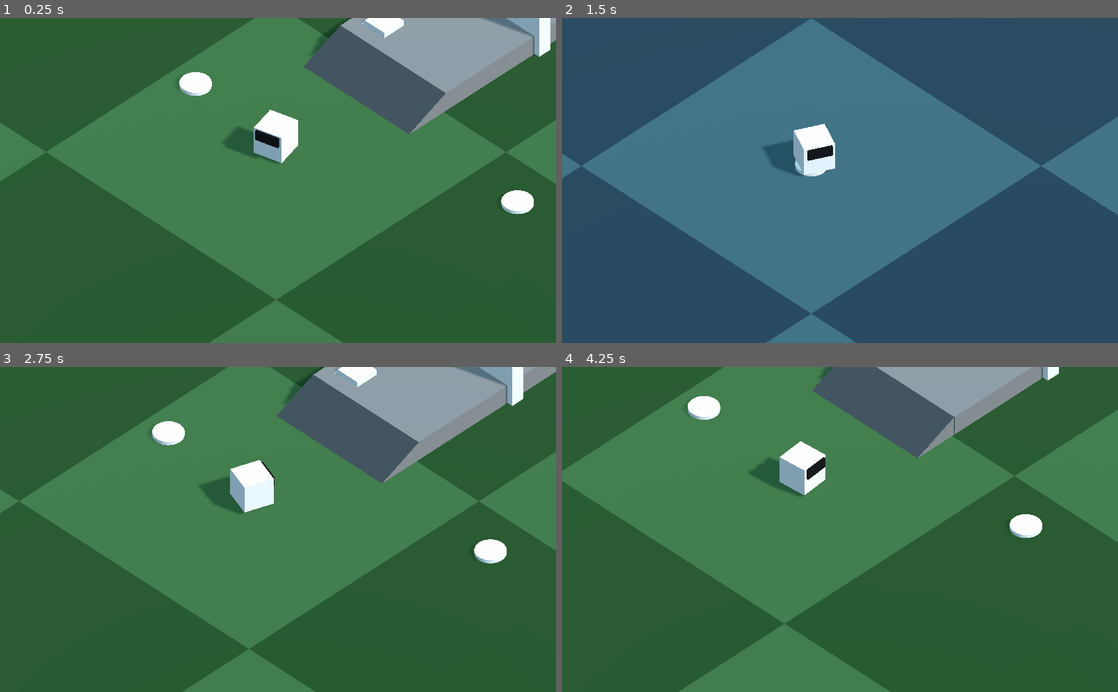
Above: before the commit, frames 1-4 (two rows, left to right).
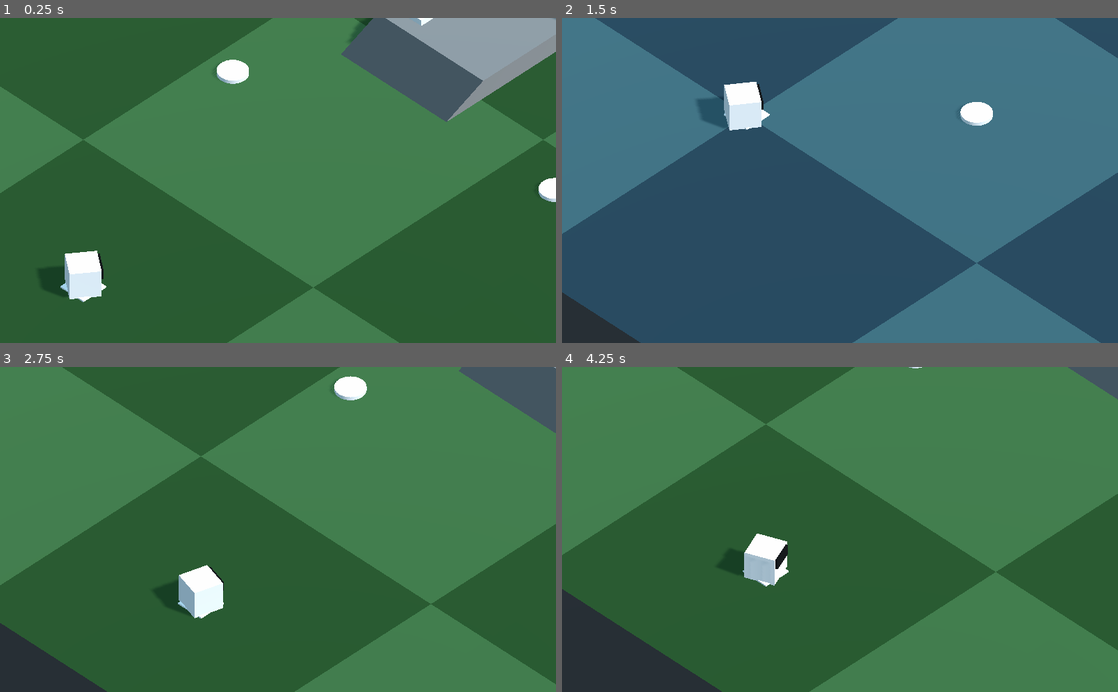
Above: after the commit, the same moments.

Repository: pixelsyntax/coolfriends-pingpong
Game: Godot game, scene res://Scenes/Initial Testscene.tscn
The game is run twice, just before and just after one commit, with the same random seed, the same clock (stepped at 60 frames per second) and the same inputs.
Inputs (mouse positions are in pixels of both pictures, inside the frame that each line leads up to):
- Up to frame 1 (0.25 s): no input
- Up to frame 2 (1.5 s): move the mouse to (962, 164) at 0.52 s; click (962, 164) at 0.67 s; move the mouse to (728, 196) at 1.27 s; click (728, 196) at 1.42 s
- Up to frame 3 (2.75 s): move the mouse to (333, 458) at 2.02 s; click (333, 458) at 2.17 s
- Up to frame 4 (4.25 s): move the mouse to (812, 594) at 2.77 s; click (812, 594) at 2.92 s; move the mouse to (1006, 578) at 3.52 s; click (1006, 578) at 3.67 s

The runs differ from the first frame. In frame 1, 22% of the frame differs, in the area x 0-100%, y 0-100%; in frame 2, 53%; in frame 3, 58%; in frame 4, 61%.

Commit message:
added teleporter targets
and moved teleporter stuff into own subfolder

Diff:
--- a/coolfriends-godot/Level_01/Level_01.tscn
+++ b/coolfriends-godot/Level_01/Level_01.tscn
@@ -1,10 +1,11 @@
-[gd_scene load_steps=13 format=2]
+[gd_scene load_steps=14 format=2]
 
 [ext_resource path="res://Scenes/Doorway.gd" type="Script" id=1]
 [ext_resource path="res://Scenes/Button.gd" type="Script" id=2]
 [ext_resource path="res://Materials/Mat_Platform.tres" type="Material" id=3]
 [ext_resource path="res://Scenes/Impossible to collect coin.gd" type="Script" id=4]
-[ext_resource path="res://Scenes/Teleporter.tscn" type="PackedScene" id=5]
+[ext_resource path="res://Scenes/Teleporter/Teleporter.tscn" type="PackedScene" id=5]
+[ext_resource path="res://Scenes/Teleporter/TeleporterTarget.tscn" type="PackedScene" id=6]
 
 [sub_resource type="SpatialMaterial" id=1]
 albedo_color = Color( 0.231373, 0.419608, 0.227451, 1 )
@@ -120,7 +121,7 @@
 operation = 2
 
 [node name="Impossible to collect coin" type="CSGCylinder" parent="."]
-transform = Transform( -4.37114e-08, 1, 0, -1, -4.37114e-08, 0, 0, 0, 1, 19.9839, 2.67919, 0 )
+transform = Transform( -4.37114e-008, 1, 0, -1, -4.37114e-008, 0, 0, 0, 1, 19.9839, 2.67919, 0 )
 height = 0.5
 sides = 16
 material = SubResource( 7 )
@@ -133,5 +134,7 @@
 [node name="Teleporter2" parent="." instance=ExtResource( 5 )]
 transform = Transform( 1, 0, 0, 0, 1, 0, 0, 0, 1, 1, 0, -8 )
 targetSceneName = "res://Level_03/Level_03.tscn"
+
+[node name="TeleporterTarget A" parent="." instance=ExtResource( 6 )]
 [connection signal="button_activated" from="Button" to="Doorway" method="_on_Button_button_activated"]
 [connection signal="button_deactivated" from="Button" to="Doorway" method="_on_Button_button_deactivated"]
--- a/coolfriends-godot/Level_02/Level_02.tscn
+++ b/coolfriends-godot/Level_02/Level_02.tscn
@@ -1,6 +1,7 @@
-[gd_scene load_steps=7 format=2]
+[gd_scene load_steps=8 format=2]
 
-[ext_resource path="res://Scenes/Teleporter.tscn" type="PackedScene" id=1]
+[ext_resource path="res://Scenes/Teleporter/Teleporter.tscn" type="PackedScene" id=1]
+[ext_resource path="res://Scenes/Teleporter/TeleporterTarget.tscn" type="PackedScene" id=2]
 
 [sub_resource type="SpatialMaterial" id=1]
 albedo_color = Color( 0.227451, 0.384314, 0.419608, 1 )
@@ -22,6 +23,7 @@
 [node name="Level_02" type="Node"]
 
 [node name="Ground" type="StaticBody" parent="."]
+editor/display_folded = true
 
 [node name="CSGMesh" type="CSGMesh" parent="Ground"]
 mesh = SubResource( 2 )
@@ -69,3 +71,6 @@
 [node name="Teleporter" parent="." instance=ExtResource( 1 )]
 transform = Transform( 1, 0, 0, 0, 1, 0, 0, 0, 1, 0, 0, 0 )
 targetSceneName = "res://Level_01/Level_01.tscn"
+
+[node name="TeleporterTarget A" parent="." instance=ExtResource( 2 )]
+transform = Transform( 1, 0, 0, 0, 1, 0, 0, 0, 1, -10, 0, -10 )
--- a/coolfriends-godot/Level_03/Level_03.tscn
+++ b/coolfriends-godot/Level_03/Level_03.tscn
@@ -1,11 +1,12 @@
-[gd_scene load_steps=19 format=2]
+[gd_scene load_steps=20 format=2]
 
 [ext_resource path="res://Materials/Mat_Rock.tres" type="Material" id=1]
-[ext_resource path="res://Scenes/Teleporter.tscn" type="PackedScene" id=2]
+[ext_resource path="res://Scenes/Teleporter/Teleporter.tscn" type="PackedScene" id=2]
 [ext_resource path="res://Level_03/WaterCreature.gd" type="Script" id=3]
 [ext_resource path="res://Materials/Mat_WaterCreature.tres" type="Material" id=4]
 [ext_resource path="res://Level_03/Elevator Pickup.gd" type="Script" id=5]
 [ext_resource path="res://Materials/Mat_Interactable.tres" type="Material" id=6]
+[ext_resource path="res://Scenes/Teleporter/TeleporterTarget.tscn" type="PackedScene" id=7]
 
 [sub_resource type="SpatialMaterial" id=1]
 albedo_color = Color( 0.227451, 0.384314, 0.419608, 1 )
@@ -24,26 +25,26 @@
 [sub_resource type="BoxShape" id=5]
 extents = Vector3( 30, 1, 30 )
 
+[sub_resource type="SpatialMaterial" id=6]
+albedo_color = Color( 0.0117647, 0.294118, 0.176471, 1 )
+
 [sub_resource type="SpatialMaterial" id=7]
-albedo_color = Color( 0.0117647, 0.294118, 0.176471, 1 )
-
-[sub_resource type="SpatialMaterial" id=8]
 flags_transparent = true
 albedo_color = Color( 0.0509804, 0.372549, 0.0117647, 0.607843 )
 
-[sub_resource type="QuadMesh" id=9]
-material = SubResource( 8 )
+[sub_resource type="QuadMesh" id=8]
+material = SubResource( 7 )
 size = Vector2( 64, 64 )
 
-[sub_resource type="Curve3D" id=10]
+[sub_resource type="Curve3D" id=9]
 _data = {
 "points": PoolVector3Array( 0, 0, 0, 0, 0, 0, -9.99401, -7.33008, 24.5347, 0, 0, 0, 0, 0, 0, -3.2984, -7.33008, 23.5046 …(1163 unchanged characters)…
 "tilts": PoolRealArray( 0, 0, 0, 0, 0, 0, 0, 0, 0, 0, 0, 0, 0, 0, 0, 0, 0, 0, 0, 0, 0, 0, 0, 0, 0, 0, 0 )
 }
 
-[sub_resource type="CapsuleShape" id=11]
-
-[sub_resource type="Animation" id=12]
+[sub_resource type="CapsuleShape" id=10]
+
+[sub_resource type="Animation" id=11]
 resource_name = "ElevatorMotion"
 length = 6.0
 loop = true
@@ -109,19 +110,19 @@
 material = ExtResource( 1 )
 
 [node name="Tall Wall 2" type="CSGBox" parent="Higher Ground"]
-transform = Transform( -4.37114e-08, 0, 1, 0, 1, 0, -1, 0, -4.37114e-08, 11, 4.55564, -2.34125 )
+transform = Transform( -4.37114e-008, 0, 1, 0, 1, 0, -1, 0, -4.37114e-008, 11, 4.55564, -2.34125 )
 use_collision = true
 width = 38.246
 height = 10.0
 
 [node name="Short Wall" type="CSGBox" parent="Higher Ground"]
-transform = Transform( -4.37114e-08, 0, 1, 0, 1, 0, -1, 0, -4.37114e-08, -9.96632, -2.41196, -2.31776 )
+transform = Transform( -4.37114e-008, 0, 1, 0, 1, 0, -1, 0, -4.37114e-008, -9.96632, -2.41196, -2.31776 )
 use_collision = true
 width = 38.246
 height = 10.0
 
 [node name="Short Wall2" type="CSGBox" parent="Higher Ground"]
-transform = Transform( -4.37114e-08, 0, 1, 0, 1, 0, -1, 0, -4.37114e-08, -17.9663, -2.41196, -2.31776 )
+transform = Transform( -4.37114e-008, 0, 1, 0, 1, 0, -1, 0, -4.37114e-008, -17.9663, -2.41196, -2.31776 )
 use_collision = true
 width = 38.246
 height = 10.0
@@ -138,7 +139,7 @@
 editor/display_folded = true
 
 [node name="Rock" type="CSGSphere" parent="Lower Area"]
-transform = Transform( 1, 0, 0, 0, -4.37114e-08, 1, 0, -1, -4.37114e-08, 0, -11.4427, 33 )
+transform = Transform( 1, 0, 0, 0, -4.37114e-008, 1, 0, -1, -4.37114e-008, 0, -11.4427, 33 )
 use_collision = true
 radius = 6.0
 radial_segments = 14
@@ -147,7 +148,7 @@
 material = ExtResource( 1 )
 
 [node name="Rock2" type="CSGSphere" parent="Lower Area"]
-transform = Transform( 1, 0, 0, 0, -4.37114e-08, 1, 0, -1, -4.37114e-08, -6, -11.4427, 13 )
+transform = Transform( 1, 0, 0, 0, -4.37114e-008, 1, 0, -1, -4.37114e-008, -6, -11.4427, 13 )
 use_collision = true
 radius = 6.0
 radial_segments = 14
@@ -156,7 +157,7 @@
 material = ExtResource( 1 )
 
 [node name="Rock3" type="CSGSphere" parent="Lower Area"]
-transform = Transform( 1, 0, 0, 0, -4.37114e-08, 1, 0, -1, -4.37114e-08, -1, -11.4427, 13 )
+transform = Transform( 1, 0, 0, 0, -4.37114e-008, 1, 0, -1, -4.37114e-008, -1, -11.4427, 13 )
 use_collision = true
 radius = 6.0
 radial_segments = 14
@@ -165,7 +166,7 @@
 material = ExtResource( 1 )
 
 [node name="Rock7" type="CSGSphere" parent="Lower Area"]
-transform = Transform( 1, 0, 0, 0, -4.37114e-08, 1, 0, -1, -4.37114e-08, 5, -11.4427, 13 )
+transform = Transform( 1, 0, 0, 0, -4.37114e-008, 1, 0, -1, -4.37114e-008, 5, -11.4427, 13 )
 use_collision = true
 radius = 6.0
 radial_segments = 14
@@ -174,7 +175,7 @@
 material = ExtResource( 1 )
 
 [node name="Rock9" type="CSGSphere" parent="Lower Area"]
-transform = Transform( 1, 0, 0, 0, -4.37114e-08, 1, 0, -1, -4.37114e-08, 3, -11.4427, 15 )
+transform = Transform( 1, 0, 0, 0, -4.37114e-008, 1, 0, -1, -4.37114e-008, 3, -11.4427, 15 )
 use_collision = true
 radius = 6.0
 radial_segments = 14
@@ -183,7 +184,7 @@
 material = ExtResource( 1 )
 
 [node name="Rock11" type="CSGSphere" parent="Lower Area"]
-transform = Transform( 1, 0, 0, 0, -4.37114e-08, 1, 0, -1, -4.37114e-08, -3, -11.4427, 16 )
+transform = Transform( 1, 0, 0, 0, -4.37114e-008, 1, 0, -1, -4.37114e-008, -3, -11.4427, 16 )
 use_collision = true
 radius = 6.0
 radial_segments = 14
@@ -192,7 +193,7 @@
 material = ExtResource( 1 )
 
 [node name="Rock12" type="CSGSphere" parent="Lower Area"]
-transform = Transform( 1, 0, 0, 0, -4.37114e-08, 1, 0, -1, -4.37114e-08, 1, -11.4427, 17 )
+transform = Transform( 1, 0, 0, 0, -4.37114e-008, 1, 0, -1, -4.37114e-008, 1, -11.4427, 17 )
 use_collision = true
 radius = 6.0
 radial_segments = 14
@@ -201,7 +202,7 @@
 material = ExtResource( 1 )
 
 [node name="Rock4" type="CSGSphere" parent="Lower Area"]
-transform = Transform( 1, 0, 0, 0, -4.37114e-08, 1, 0, -1, -4.37114e-08, 21, -11.4427, 40 )
+transform = Transform( 1, 0, 0, 0, -4.37114e-008, 1, 0, -1, -4.37114e-008, 21, -11.4427, 40 )
 use_collision = true
 radius = 6.0
 radial_segments = 14
@@ -210,7 +211,7 @@
 material = ExtResource( 1 )
 
 [node name="Rock5" type="CSGSphere" parent="Lower Area"]
-transform = Transform( 1, 0, 0, 0, -4.37114e-08, 1, 0, -1, -4.37114e-08, 8, -11.4427, 51 )
+transform = Transform( 1, 0, 0, 0, -4.37114e-008, 1, 0, -1, -4.37114e-008, 8, -11.4427, 51 )
 use_collision = true
 radius = 6.0
 radial_segments = 14
@@ -219,7 +220,7 @@
 material = ExtResource( 1 )
 
 [node name="Rock6" type="CSGSphere" parent="Lower Area"]
-transform = Transform( 1, 0, 0, 0, -4.37114e-08, 1, 0, -1, -4.37114e-08, -16, -11.4427, 56 )
+transform = Transform( 1, 0, 0, 0, -4.37114e-008, 1, 0, -1, -4.37114e-008, -16, -11.4427, 56 )
 use_collision = true
 radius = 6.0
 radial_segments = 14
@@ -228,7 +229,7 @@
 material = ExtResource( 1 )
 
 [node name="Rock8" type="CSGSphere" parent="Lower Area"]
-transform = Transform( 1, 0, 0, 0, -4.37114e-08, 1, 0, -1, -4.37114e-08, 0, -11.4427, 60 )
+transform = Transform( 1, 0, 0, 0, -4.37114e-008, 1, 0, -1, -4.37114e-008, 0, -11.4427, 60 )
 use_collision = true
 radius = 6.0
 radial_segments = 14
@@ -237,7 +238,7 @@
 material = ExtResource( 1 )
 
 [node name="Rock10" type="CSGSphere" parent="Lower Area"]
-transform = Transform( 1, 0, 0, 0, -4.37114e-08, 1, 0, -1, -4.37114e-08, -21.3938, -10.7859, 37.1483 )
+transform = Transform( 1, 0, 0, 0, -4.37114e-008, 1, 0, -1, -4.37114e-008, -21.3938, -10.7859, 37.1483 )
 use_collision = true
 radius = 6.0
 radial_segments = 14
@@ -251,35 +252,35 @@
 width = 64.0
 height = 1.0
 depth = 64.0
-material = SubResource( 7 )
+material = SubResource( 6 )
 
 [node name="Water surface" type="CSGMesh" parent="Lower Area"]
-transform = Transform( 1, 0, 0, 0, -4.37114e-08, 1, 0, -1, -4.37114e-08, 0, -6.5, 44 )
-mesh = SubResource( 9 )
+transform = Transform( 1, 0, 0, 0, -4.37114e-008, 1, 0, -1, -4.37114e-008, 0, -6.5, 44 )
+mesh = SubResource( 8 )
 
 [node name="LowerWall" type="CSGBox" parent="Lower Area"]
-transform = Transform( -4.37114e-08, 0, -1, 0, 1, 0, 1, 0, -4.37114e-08, 28.7987, -5.13731, 41.6707 )
+transform = Transform( -4.37114e-008, 0, -1, 0, 1, 0, 1, 0, -4.37114e-008, 28.7987, -5.13731, 41.6707 )
 use_collision = true
 width = 60.0
 height = 10.0
 material = ExtResource( 1 )
 
 [node name="LowerWall2" type="CSGBox" parent="Lower Area"]
-transform = Transform( -4.37114e-08, 0, -1, 0, 1, 0, 1, 0, -4.37114e-08, -29.2013, -7.13731, 41.6707 )
+transform = Transform( -4.37114e-008, 0, -1, 0, 1, 0, 1, 0, -4.37114e-008, -29.2013, -7.13731, 41.6707 )
 use_collision = true
 width = 60.0
 height = 5.0
 material = ExtResource( 1 )
 
 [node name="LowerWall3" type="CSGBox" parent="Lower Area"]
-transform = Transform( -1, 0, 8.74228e-08, 0, 1, 0, -8.74228e-08, 0, -1, -0.201332, -7.13731, 70.6707 )
+transform = Transform( -1, 0, 8.74228e-008, 0, 1, 0, -8.74228e-008, 0, -1, -0.201332, -7.13731, 70.6707 )
 use_collision = true
 width = 60.0
 height = 5.0
 material = ExtResource( 1 )
 
 [node name="Water Creature Path" type="Path" parent="."]
-curve = SubResource( 10 )
+curve = SubResource( 9 )
 
 [node name="PathFollow" type="PathFollow" parent="Water Creature Path"]
 transform = Transform( -0.152065, 0, 0.988228, 0, 1, 0, -0.98837, 0, -0.152043, -9.99401, -7.33008, 24.5347 )
@@ -451,4 +452,7 @@
 
 [node name="CollisionShape" type="CollisionShape" parent="Elevator"]
 transform = Transform( 1, 0, 0, 0, 1, 0, 0, 0, 1, 0, -4.85074, 0 )
-shape = SubResource( 13 )
+shape = SubResource( 12 )
+
+[node name="TeleporterTarget A" parent="." instance=ExtResource( 7 )]
+transform = Transform( 1, 0, 0, 0, 1, 0, 0, 0, 1, 0, 0, 0 )
--- a/coolfriends-godot/Scenes/Main.gd
+++ b/coolfriends-godot/Scenes/Main.gd
@@ -11,7 +11,7 @@
 #func _process(delta):
 #	pass
 
-func on_change_level(targetSceneName):
+func on_change_level(targetSceneName, targetNodePath):
 	# https://godotengine.org/qa/24773/how-to-load-and-change-scenes
 	var targetSceneResource = load(targetSceneName)
 	if !targetSceneResource:
@@ -23,3 +23,7 @@
 	# Add the next level
 	var targetScene = targetSceneResource.instance()
 	levelParent.add_child(targetScene)
+	# Has target node? Place player there
+	var target = get_node(str(targetScene.get_path()) + "/" + targetNodePath)
+	if target:
+		$"/root/Initial Testscene/Player KinematicBody".translation = target.translation
--- a/coolfriends-godot/Scenes/Teleporter.gd
+++ b/coolfriends-godot/Scenes/Teleporter/Teleporter.gd
@@ -2,6 +2,7 @@
 
 #export(PackedScene) var targetScene
 export(String, FILE, "*.tscn,*.scn") var targetSceneName setget set_file_path
+export(String) var targetNodePath = "TeleporterTarget A"
 
 #https://www.reddit.com/r/godot/comments/9rh5tt/exporting_a_scene_path/
 func set_file_path(p_value):
@@ -19,4 +20,4 @@
 
 func on_body_entered(body):
 	#print("entering teleporter")
-	$"/root/Main".emit_signal("signal_change_level", targetSceneName)
+	$"/root/Main".emit_signal("signal_change_level", targetSceneName, targetNodePath)
--- a/coolfriends-godot/Scenes/Teleporter.tscn
+++ b/coolfriends-godot/Scenes/Teleporter/Teleporter.tscn
@@ -1,6 +1,7 @@
 [gd_scene load_steps=3 format=2]
 
-[ext_resource path="res://Scenes/Teleporter.gd" type="Script" id=1]
+[ext_resource path="res://Scenes/Teleporter/Teleporter.gd" type="Script" id=1]
+
 
 [sub_resource type="CylinderShape" id=1]
 
--- /dev/null
+++ b/coolfriends-godot/Scenes/Teleporter/TeleporterTarget.tscn
@@ -0,0 +1,7 @@
+[gd_scene format=2]
+
+[node name="TeleporterTarget" type="Spatial"]
+transform = Transform( 1, 0, 0, 0, 1, 0, 0, 0, 1, -20, 0, 0 )
+
+[node name="CSGBox" type="CSGBox" parent="."]
+height = 0.2
Not shown: 3 places in coolfriends-godot/Level_03/Level_03.tscn that only renumber resources
